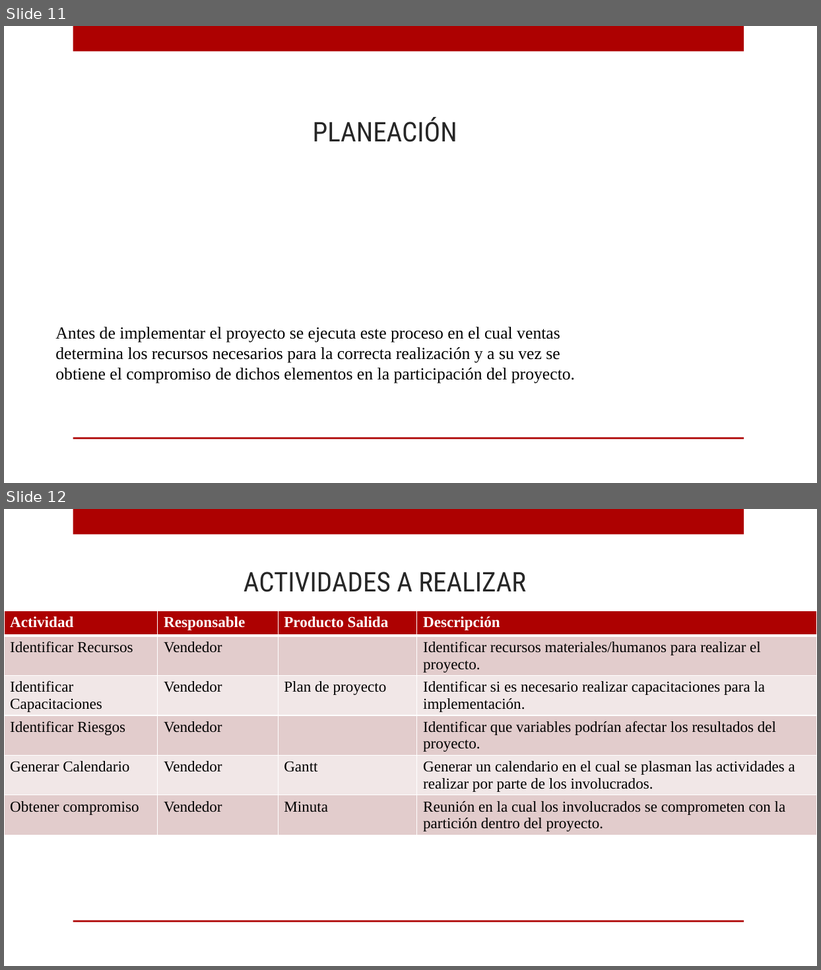
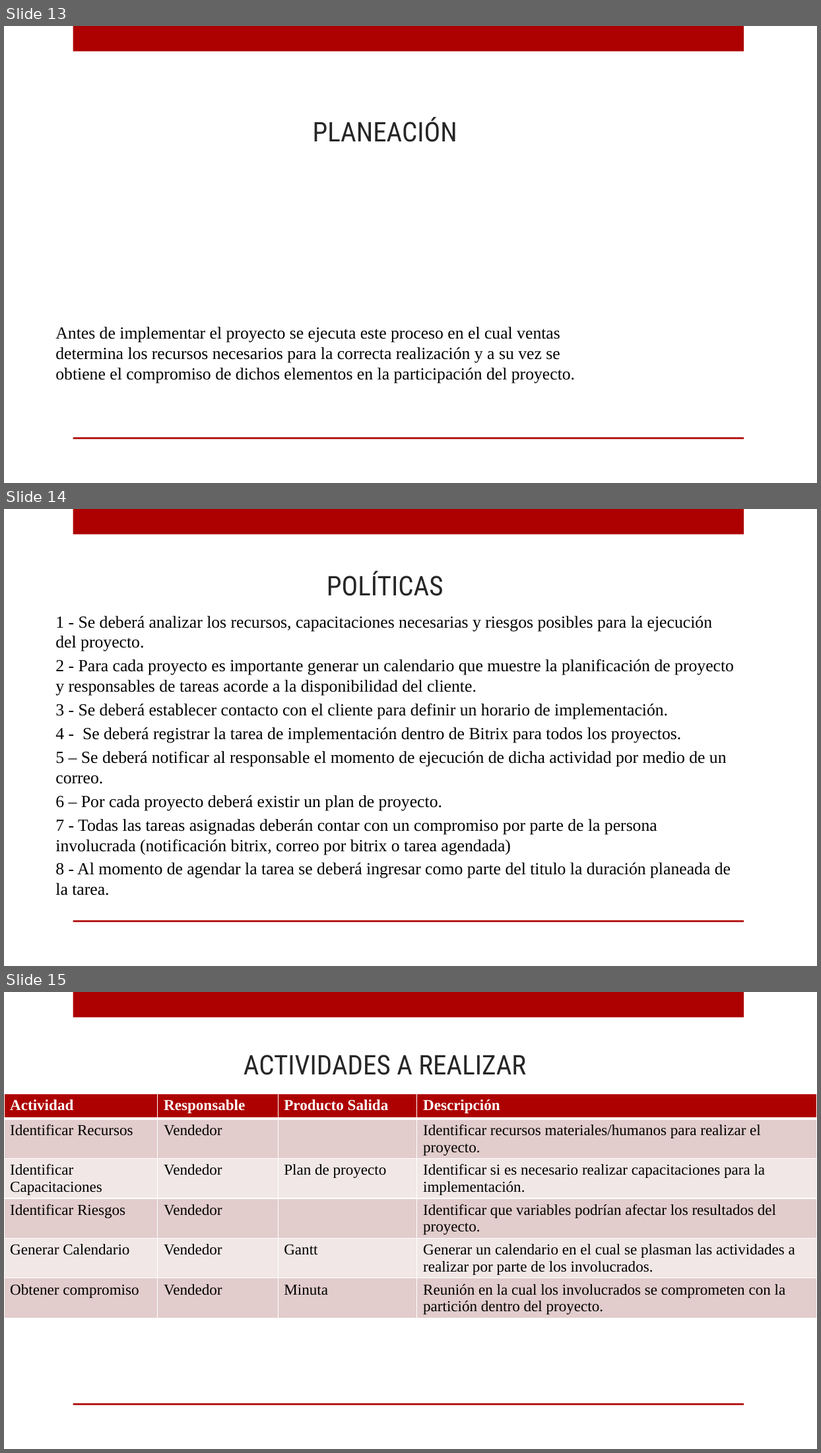
Before and after one commit to ricardo-novelasos/SOSQTP, a slide deck: capacitacion.pptx. Shown one above the other, each under a label of ours: slides 11 and 12 before the commit, slides 13, 14 and 15 after it. The pictures are 821x970 and 821x1453 pixels, drawn with LibreOffice and Linux fonts; fonts in the diff are those of the drawing; background and template pictures are left out. Boxes give left, top, right and bottom in pixels: in the first picture for what was removed or moved away, otherwise in the second. Text is boxed around its words. In the diff, an @@ line names an element or a change of style, - is before the commit and + after.

Commit message:
Capacitacion de procesos

```diff
--- a/capacitacion.pptx
+++ b/capacitacion.pptx
@@ slide 14 added at <box>4,509,817,966</box>, background picture (left out); not listed: 2 template elements that a slide beside it also shows @@
@@ title added at <box>327,571,444,596</box>, 32 pt, text #262626 @@
+POLÍTICAS
@@ text added at <box>55,616,734,896</box>, 20 pt, text #000000 @@
+1 - Se deberá analizar los recursos, capacitaciones necesarias y riesgos posibles para la ejecución del proyecto.
+2 - Para cada proyecto es importante generar un calendario que muestre la planificación de proyecto y responsables de tareas acorde a la disponibilidad del cliente.
+3 - Se deberá establecer contacto con el cliente para definir un horario de implementación.
+4 - Se deberá registrar la tarea de implementación dentro de Bitrix para todos los proyectos.
+5 – Se deberá notificar al responsable el momento de ejecución de dicha actividad por medio de un correo.
+6 – Por cada proyecto deberá existir un plan de proyecto.
+7 - Todas las tareas asignadas deberán contar con un compromiso por parte de la persona involucrada (notificación bitrix, correo por bitrix o tarea agendada)
+8 - Al momento de agendar la tarea se deberá ingresar como parte del titulo la duración planeada de la tarea.
@@ what was slide 11 is now slide 13 @@
@@ what was slide 12 is now slide 15 @@
```
Also in this commit, not shown: 1 slide changed, 8 other slides added.
